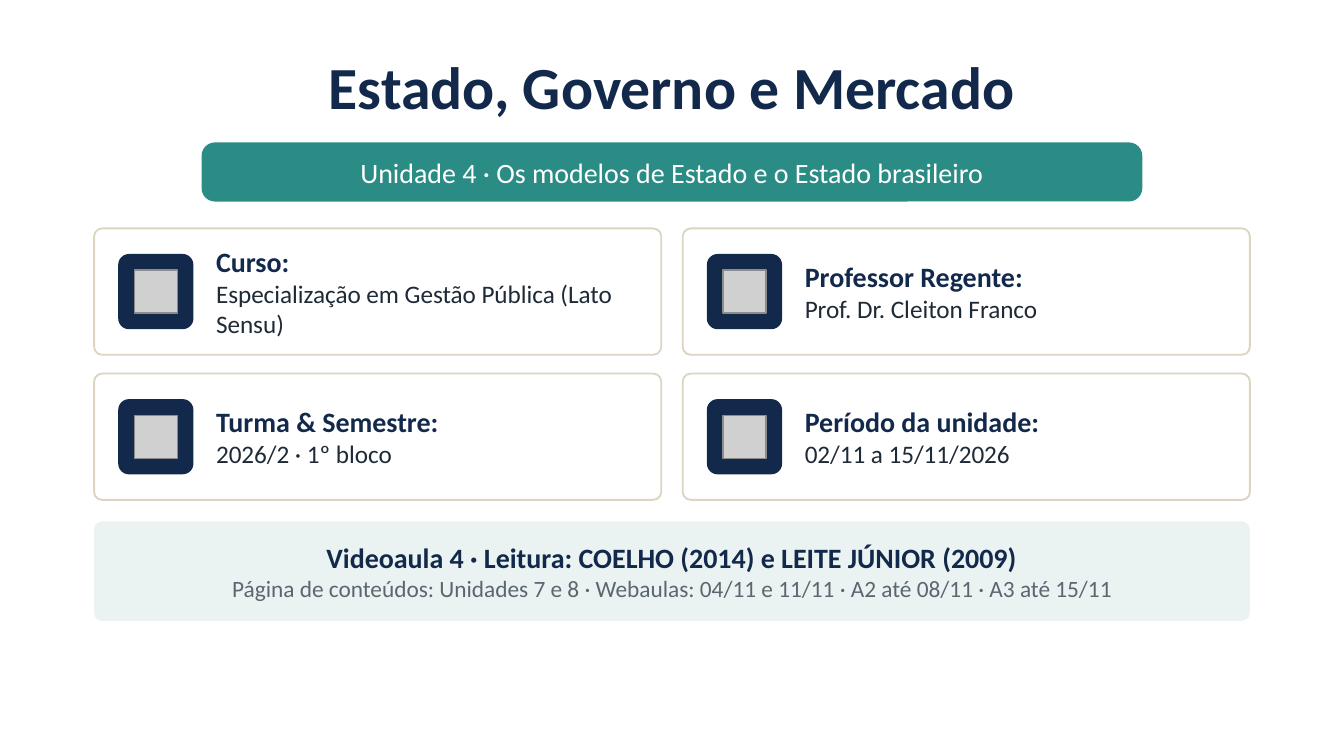
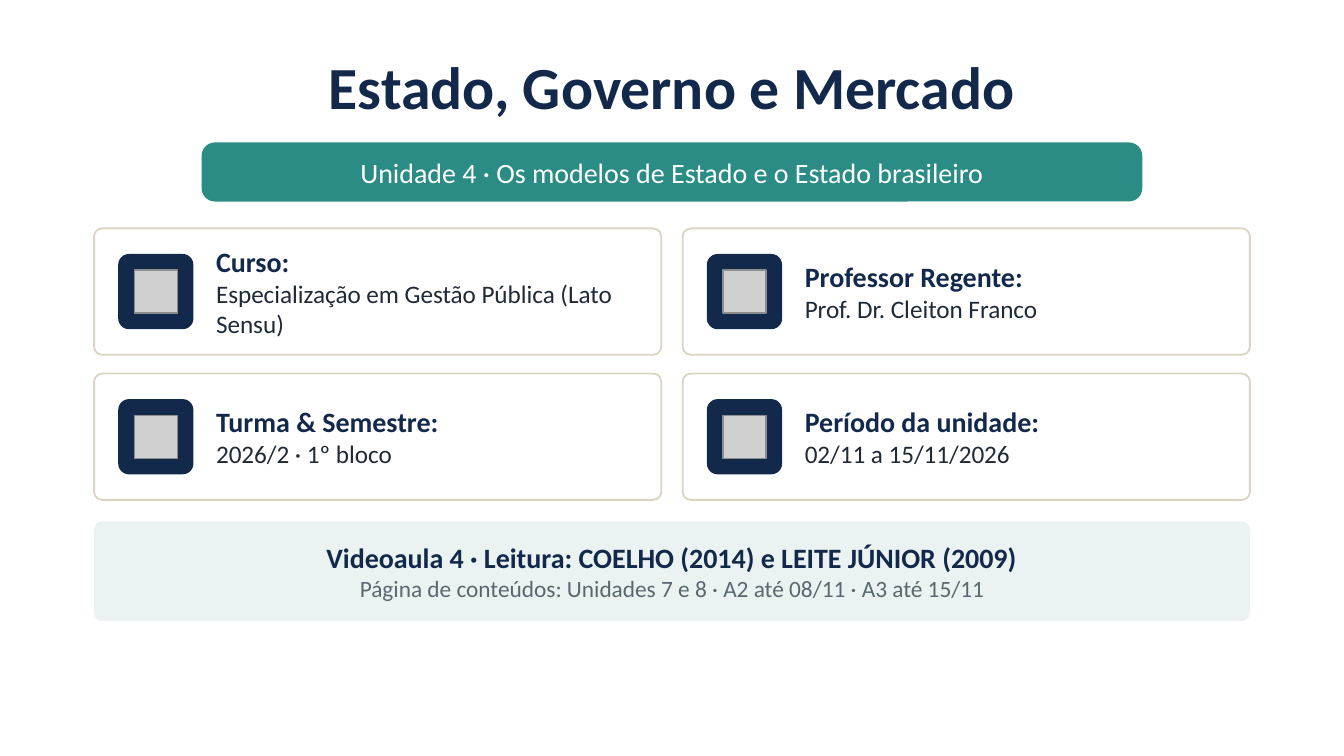
Before and after one commit to cleitonfranco74/gestao_publica, a slide deck: slide 2 of disciplina-01-estado-governo-mercado/materiais/04_Unidade_4_Modelos_de_Estado_e_Brasil.pptx. Drawn at 1344x756 pixels with LibreOffice and Linux fonts; fonts in the diff are those of the drawing; grey boxes stand for pictures; background and template pictures are left out. Boxes give left, top, right and bottom in pixels: in the first picture for what was removed or moved away, otherwise in the second. Text is boxed around its words. In the diff, an @@ line names an element or a change of style, - is before the commit and + after.

```diff
--- a/disciplina-01-estado-governo-mercado/materiais/04_Unidade_4_Modelos_de_Estado_e_Brasil.pptx
+++ b/disciplina-01-estado-governo-mercado/materiais/04_Unidade_4_Modelos_de_Estado_e_Brasil.pptx
@@ text in rounded rectangle at bbox=[360, 581, 984, 601]: text changed @@
-Página de conteúdos: Unidades 7 e 8 · Webaulas: 04/11 e 11/11 · A2 até 08/11 · A3 até 15/11
+Página de conteúdos: Unidades 7 e 8 · A2 até 08/11 · A3 até 15/11
```
Also in this commit, not shown: 1 other slide changed, 17 other files.
